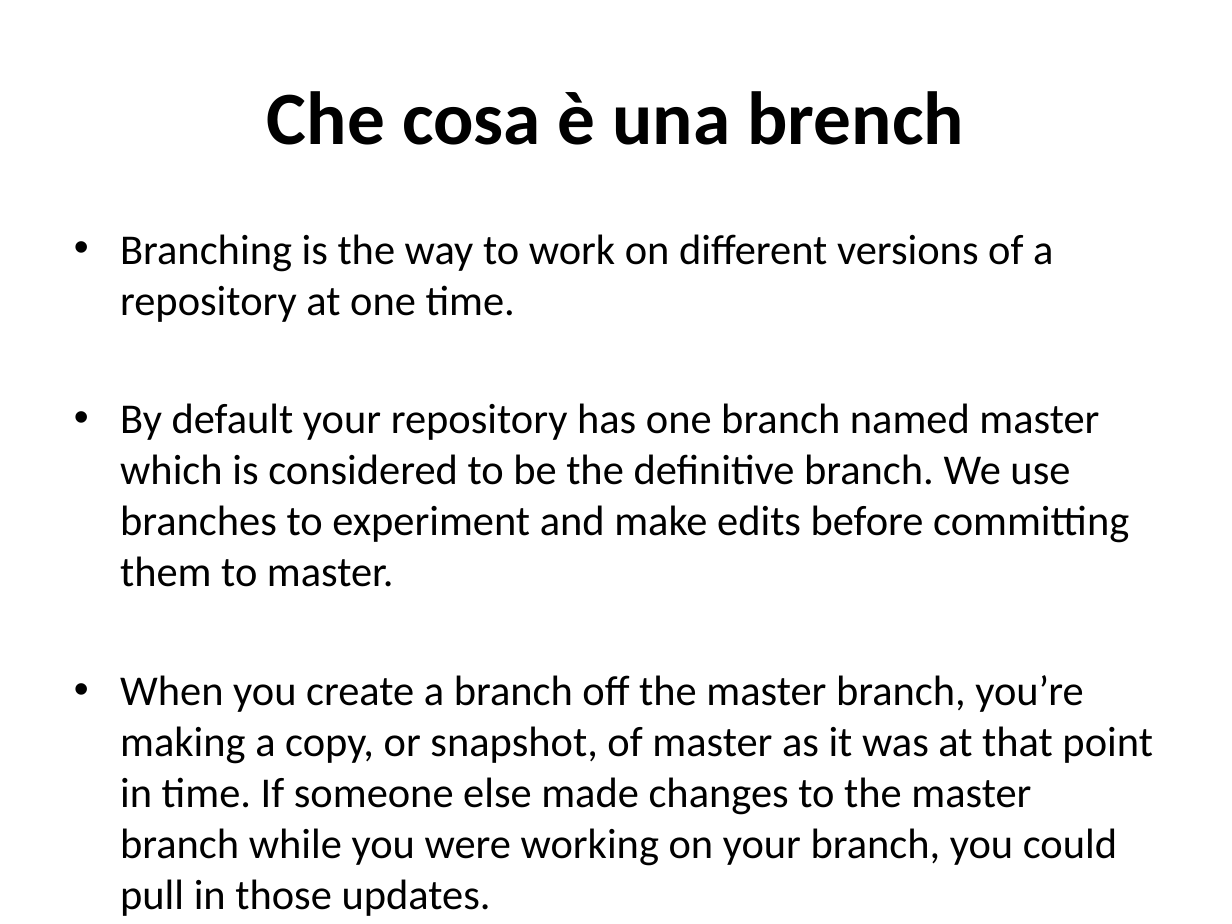
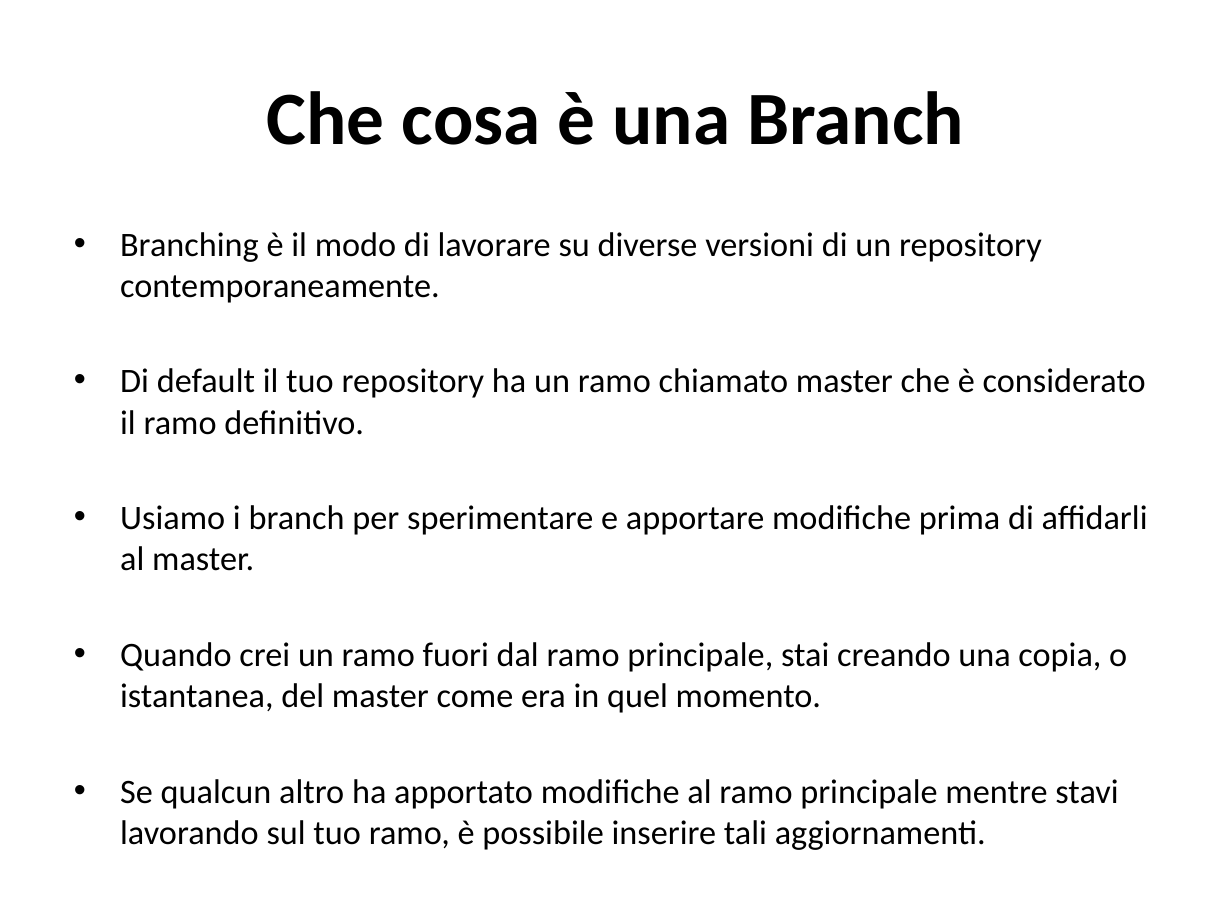
Before and after one commit to TeamEngim/GitHub-Introduction, a slide deck: slide 9 of Primi passi su GitHub.pptx. Drawn at 1232x924 pixels with LibreOffice and Linux fonts; fonts in the diff are those of the drawing. Boxes give left, top, right and bottom in pixels: in the first picture for what was removed or moved away, otherwise in the second. Text is boxed around its words. In the diff, an @@ line names an element or a change of style, - is before the commit and + after.

```diff
--- a/Primi passi su GitHub.pptx
+++ b/Primi passi su GitHub.pptx
@@ title at [267, 91, 964, 145]: text changed @@
-Che cosa è una brench
+Che cosa è una Branch
@@ text at [120, 232, 1148, 850]: text changed; size 24.8 to 20 pt @@
-• Branching is the way to work on different versions of a repository at one time.
-• By default your repository has one branch named master which is considered to be the definitive branch. We use branches to experiment and make edits before committing them to master.
-• When you create a branch off the master branch, you’re making a copy, or snapshot, of master as it was at that point in time. If someone else made changes to the master branch while you were working on your branch, you could pull in those updates.
+• Branching è il modo di lavorare su diverse versioni di un repository contemporaneamente.
+• Di default il tuo repository ha un ramo chiamato master che è considerato il ramo definitivo.
+• Usiamo i branch per sperimentare e apportare modifiche prima di affidarli al master.
+• Quando crei un ramo fuori dal ramo principale, stai creando una copia, o istantanea, del master come era in quel momento.
+• Se qualcun altro ha apportato modifiche al ramo principale mentre stavi lavorando sul tuo ramo, è possibile inserire tali aggiornamenti.
```
Also in this commit, not shown: 7 other slides changed, 25 slides added, 2 slides removed.
